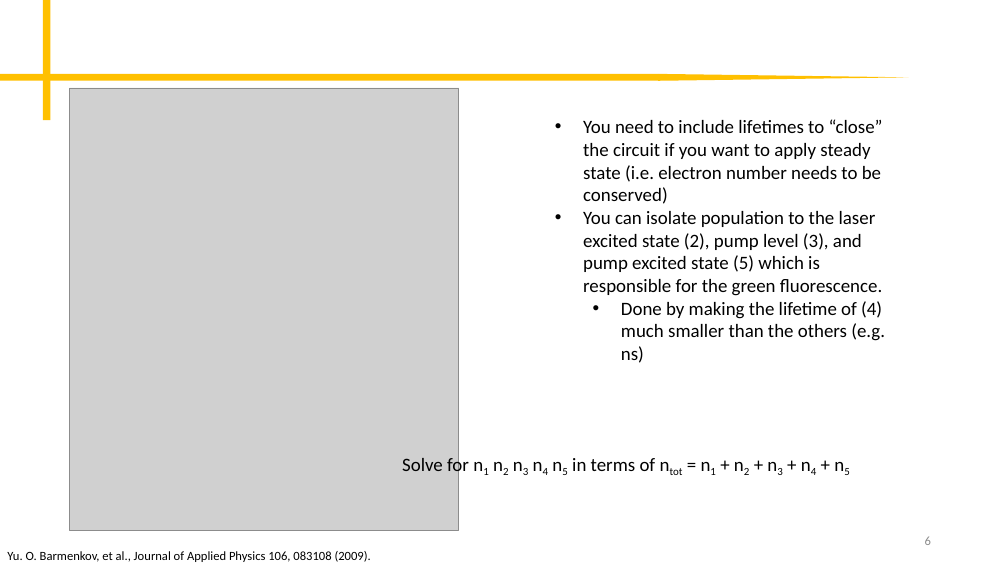
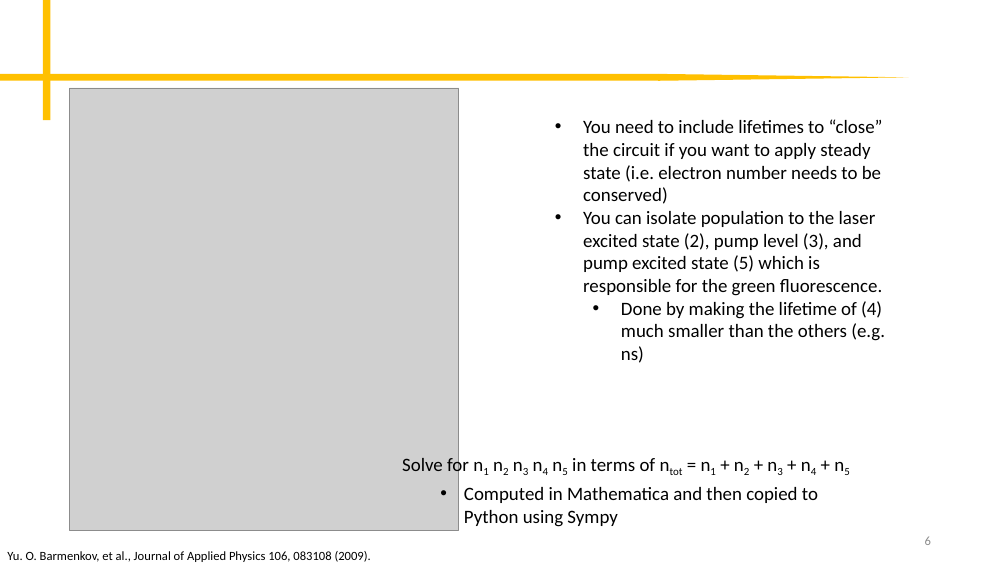
Before and after one commit to peter-chang62/Laser-Design-Scripts, a slide deck: slide 6 of memo.pptx. Drawn at 1008x567 pixels with LibreOffice and Linux fonts; fonts in the diff are those of the drawing; grey boxes stand for pictures. Boxes give left, top, right and bottom in pixels: in the first picture for what was removed or moved away, otherwise in the second. Text is boxed around its words. In the diff, an @@ line names an element or a change of style, - is before the commit and + after.

```diff
--- a/memo.pptx
+++ b/memo.pptx
@@ text added at bbox=[464, 487, 818, 527], 18 pt, text #000000 @@
+• Computed in Mathematica and then copied to Python using Sympy
```
Also in this commit, not shown: 5 other slides changed, 4 slides added, 2 other files.
